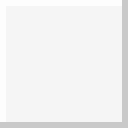
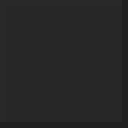
Layers edited between the first and the second (128, 128) image:
added layer "Color Fill 1" (multiply, 84%) above "Black & White 1" over bbox(0, 0, 128, 128)
